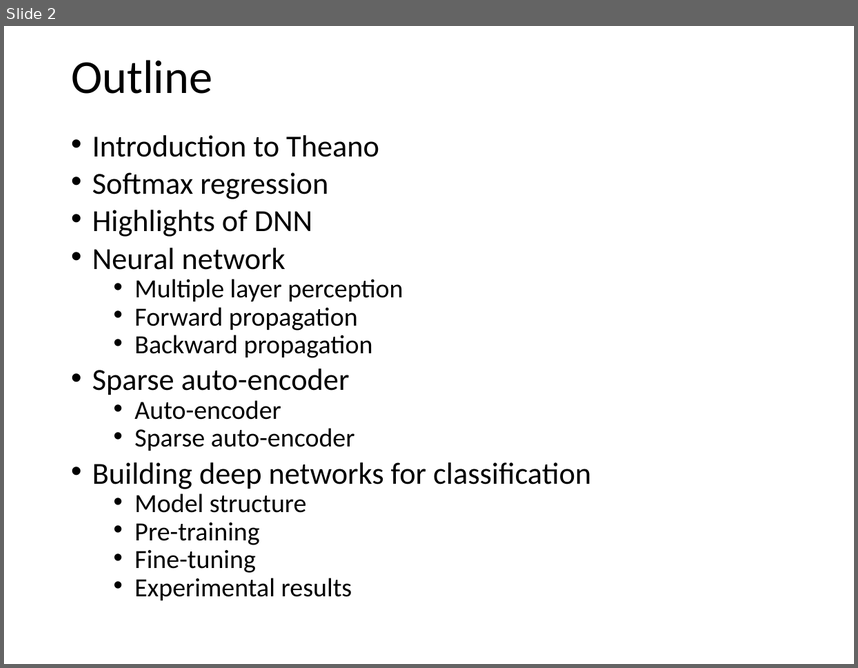
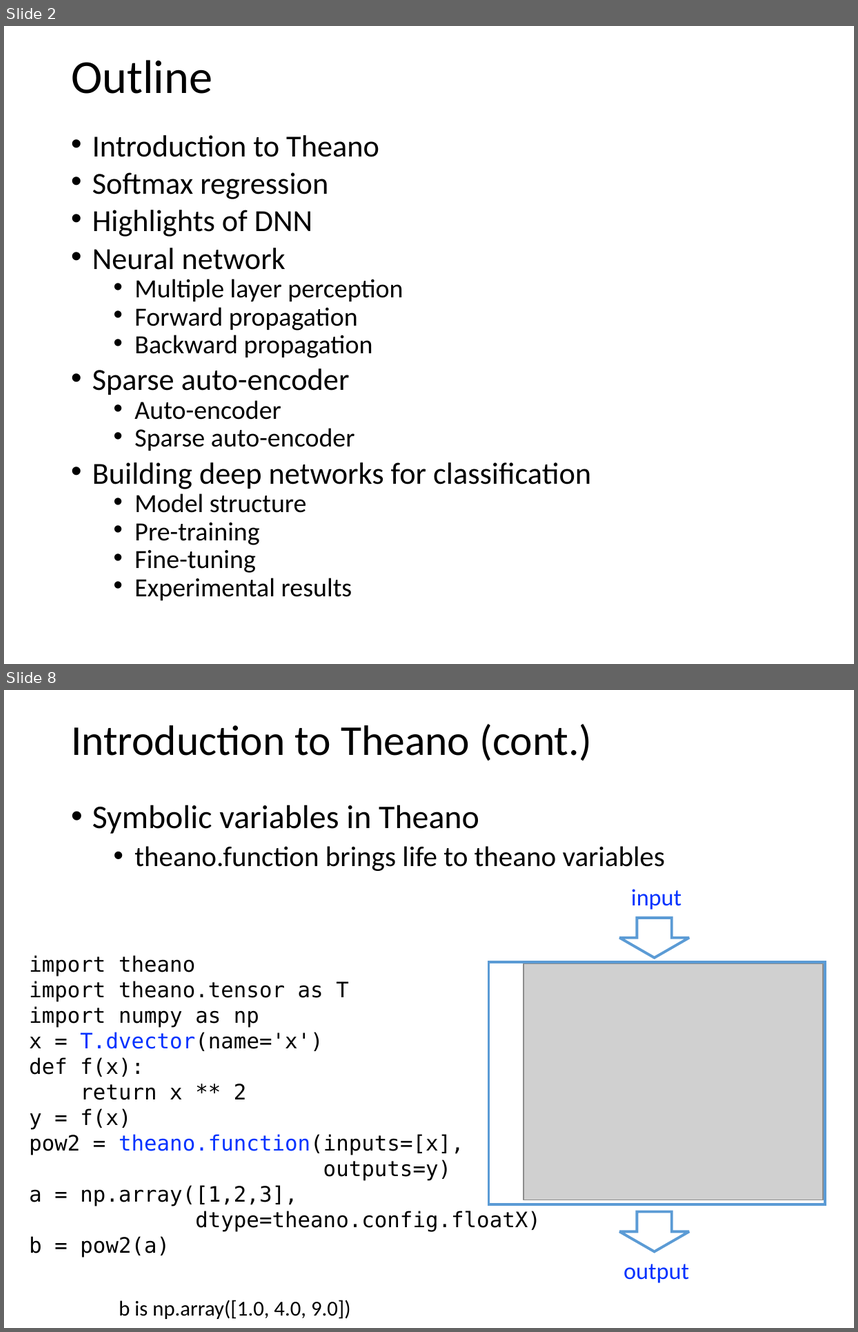
Before and after one commit to taiqing/workshop_dnn, a slide deck: workshop_talk_dnn.pptx. Shown one above the other, each under a label of ours: slide 2 before the commit, slides 2 and 8 after it; the slides between them are not shown. The pictures are 858x668 and 858x1332 pixels, drawn with LibreOffice and Linux fonts; fonts in the diff are those of the drawing; grey boxes stand for pictures. Boxes give left, top, right and bottom in pixels: in the first picture for what was removed or moved away, otherwise in the second. Text is boxed around its words. In the diff, an @@ line names an element or a change of style, - is before the commit and + after.

```diff
--- a/workshop_talk_dnn.pptx
+++ b/workshop_talk_dnn.pptx
@@ slide 8 added at [4,690,854,1328], background #FFFFFF @@
@@ title added at [71,724,592,761], 36 pt, text #000000 @@
+Introduction to Theano (cont.)
@@ text added at [92,805,665,871], 24 pt, text #000000 @@
+• Symbolic variables in Theano
+  • theano.function brings life to theano variables
@@ text added at [29,955,541,1257], 18 pt, text #000000 @@
+import theano
+import theano.tensor as T
+import numpy as np
+x = T.dvector(name='x')
+def f(x):
+return x ** 2
+y = f(x)
+pow2 = theano.function(inputs=[x],
+outputs=y)
+a = np.array([1,2,3],
+dtype=theano.config.floatX)
+b = pow2(a)
@@ group added at [488,889,825,1283]: 2 down arrows, 2 texts, 1 picture, 1 rectangle @@
+input
+output
@@ text added at [119,1299,351,1319], 18 pt, text #000000 @@
+b is np.array([1.0, 4.0, 9.0])
```
Also in this commit, not shown: 7 other slides added, 4 other files.
